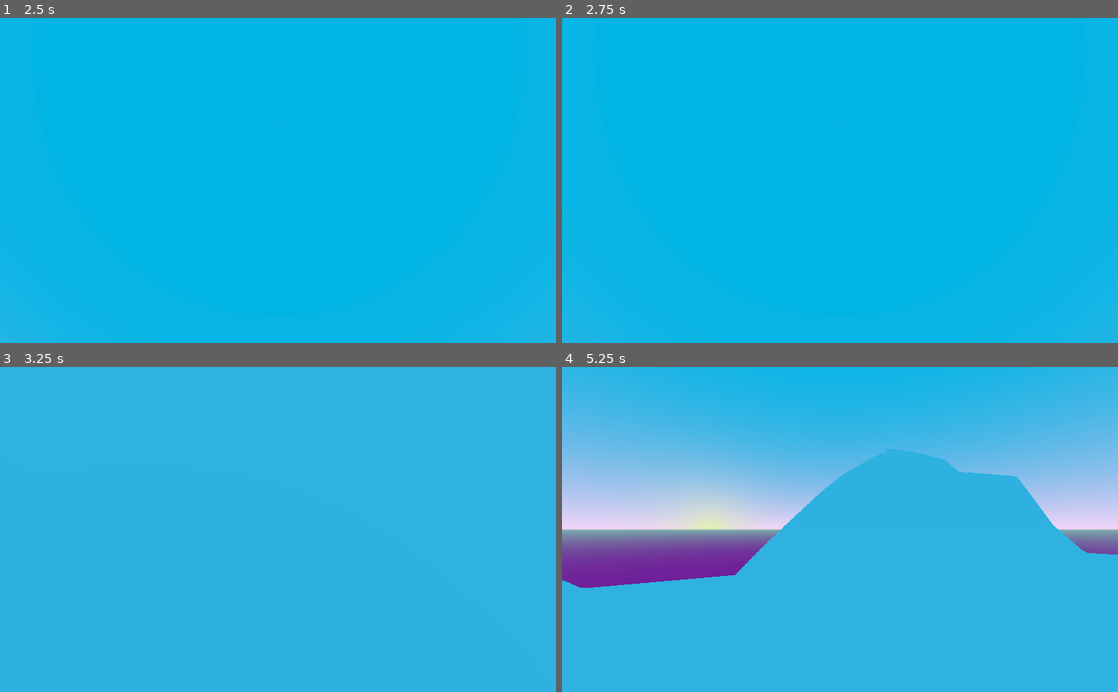
Above: before the commit, frames 1-4 (two rows, left to right).
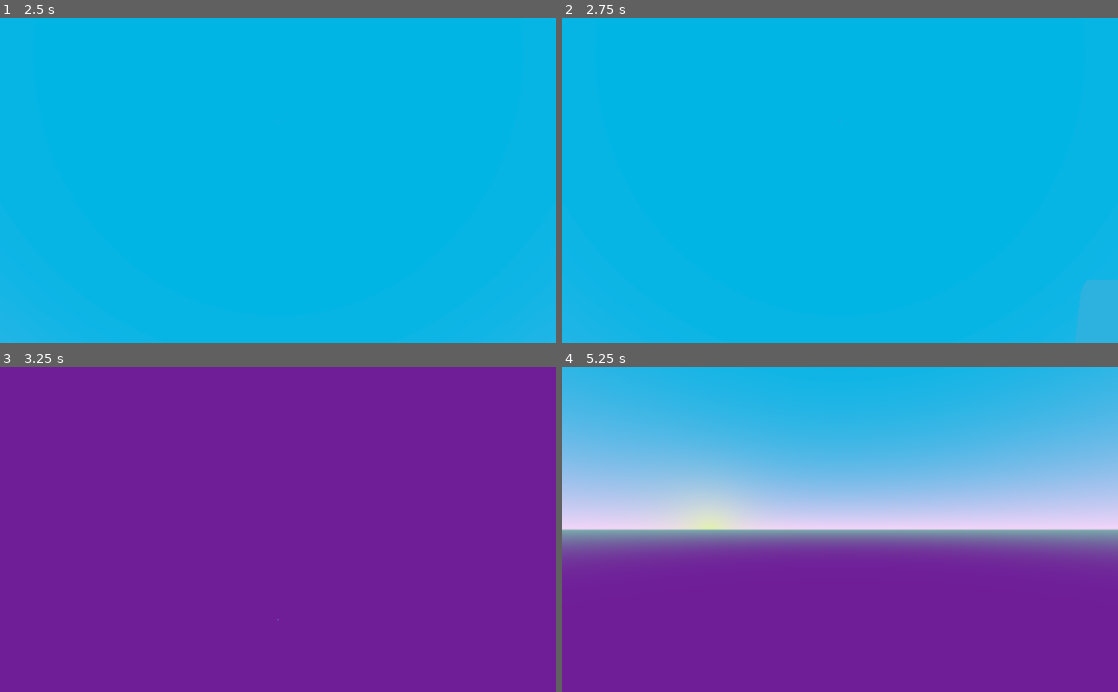
Above: after the commit, the same moments.

Repository: matthias-jaeger-net/fps-research
Game: Godot game, scene res://World.tscn
The game is run twice, just before and just after one commit, with the same random seed, the same clock (stepped at 60 frames per second) and the same inputs.
Inputs (mouse positions are in pixels of both pictures, inside the frame that each line leads up to):
- Up to frame 1 (2.5 s): move the mouse to (400, 164) at 0.52 s; hold D (right) 0.53-1.28 s; hold Shift (sprint) 0.53-1.28 s; tap Space (jump) at 0.77, 1.52 s; move the mouse to (166, 196) at 1.27 s; hold S (back) 1.28-2.03 s; tap Shift (sprint) at 1.35 s; move the mouse to (333, 109) at 2.02 s; hold D (right) from 2.03 s (still down); hold Shift (sprint) from 2.03 s (still down)
- Up to frame 2 (2.75 s): keep holding D (right); keep holding Shift (sprint)
- Up to frame 3 (3.25 s): move the mouse to (250, 594) at 2.77 s; release D (right) at 2.78 s; release Shift (sprint) at 2.78 s; hold W (forward) from 2.78 s (still down); tap Shift (sprint) at 2.85 s; tap Space (jump) at 3.02 s
- Up to frame 4 (5.25 s): tap Enter at 3.5 s; move the mouse to (1006, 578) at 3.52 s; release W (forward) at 3.53 s; hold Shift (sprint) 3.53-4.28 s; hold A (left) 3.53-5.03 s; tap Space (jump) at 3.77, 4.25, 4.52 s; move the mouse to (673, 480) at 4.27 s; tap Shift (sprint) at 4.35 s; move the mouse to (867, 529) at 5.02 s; hold S (back) from 5.03 s (still down); hold Shift (sprint) from 5.03 s (still down)

Frame 1 is identical in both runs. In frame 2, 0.4% of the frame differs, in the area x 92-100%, y 80-92%; in frame 3, 100%, in the area x 0-100%, y 0-100%; in frame 4, 52%.
Error after the commit: Invalid type in function 'set_map_data' in base 'HeightMapShape'. Cannot convert argument 1 from PoolByteArray to PoolRealArray. (res://Terrain.gd:32)

Commit message:
Cleaned up Terrain a bit, still not working

Diff:
--- a/game/Terrain.gd
+++ b/game/Terrain.gd
@@ -1,25 +1,35 @@
 extends MeshInstance
 
-onready var colision_shape = $StaticBody/CollisionShape
-onready var chunk_size = 10.0
-onready var height_ratio = 1.0
-onready var size_ratio = 1.0
+const HEIGHT_SCALER: int = 1
+const IMAGE_SCALER: int = 1
 
+onready var collision_shape = $StaticBody/CollisionShape
+onready	var height_map_shape = HeightMapShape.new()
+onready	var image_buffer = Image.new()
 
 func _ready() -> void:
-	var img = Image.new()
-	var shape = HeightMapShape.new()
-	var spb = StreamPeerBuffer.new()
-	colision_shape.shape = shape
-	set("shader_param/height_map_ratio", height_ratio)
-	img.load("res://heightmap.exr")
-	img.convert(Image.FORMAT_RF)
-	img.resize(img.get_width() * size_ratio, img.get_height() * size_ratio)
-	var data = img.get_data()
+	# Load heightmap image is hacky
+	image_buffer.load("res://heightmap.exr")
 
-	for i in range(0, data.size()):
-		data[i] *= height_ratio
+	# why?
+	image_buffer.convert(Image.FORMAT_RF)
 
-	shape.map_width = img.get_width()
-	shape.map_depth = img.get_height()
-	#shape.map_data = new PoolRealArray(data)
+	# Get values from loaded image
+	var height_data: PoolByteArray = image_buffer.get_data()
+	var image_width: int = image_buffer.get_width()
+	var image_height: int = image_buffer.get_height()
+
+	# Make sure the image has the same grid/dimensions
+	image_buffer.resize(image_width * IMAGE_SCALER, image_height * IMAGE_SCALER)
+
+	# Scale height data to same value as the shader produces
+	for index in range(0, height_data.size()):
+		height_data[index] *= HEIGHT_SCALER
+
+	# Set up the height map with the scaled data
+	height_map_shape.set_map_width(image_width * IMAGE_SCALER)
+	height_map_shape.set_map_depth(image_height * IMAGE_SCALER)
+	height_map_shape.set_map_data(height_data)
+
+	# Use the shape for the collisions
+	collision_shape.set_shape(height_map_shape)
